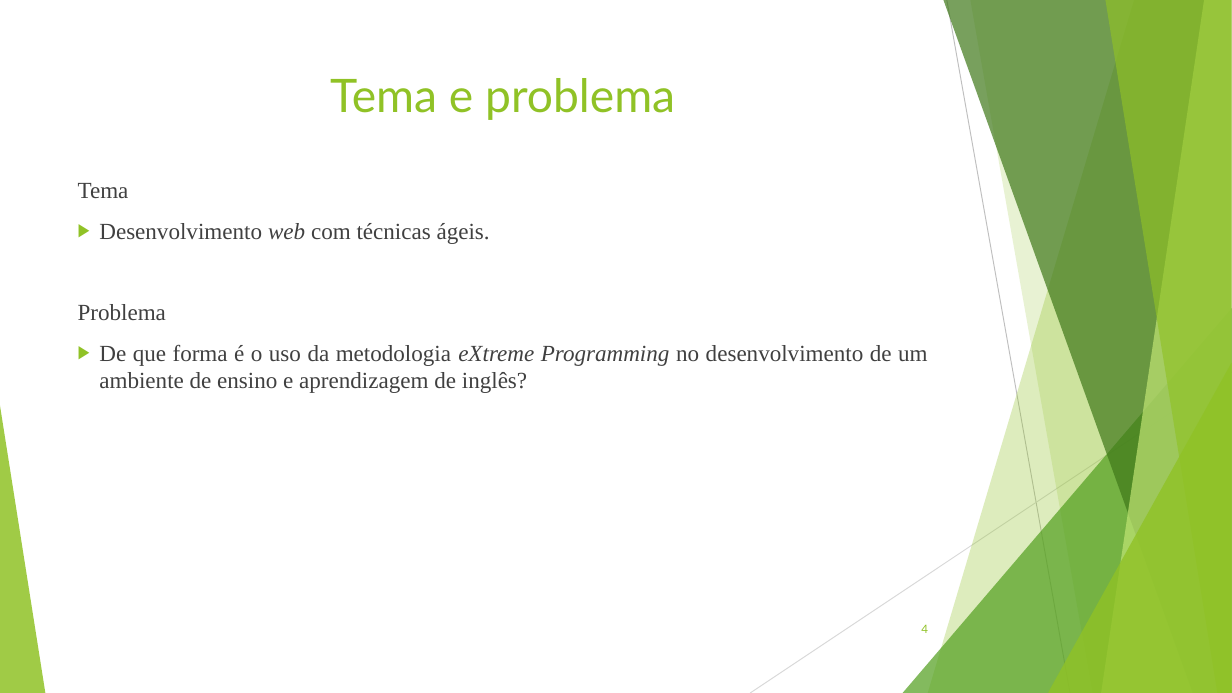
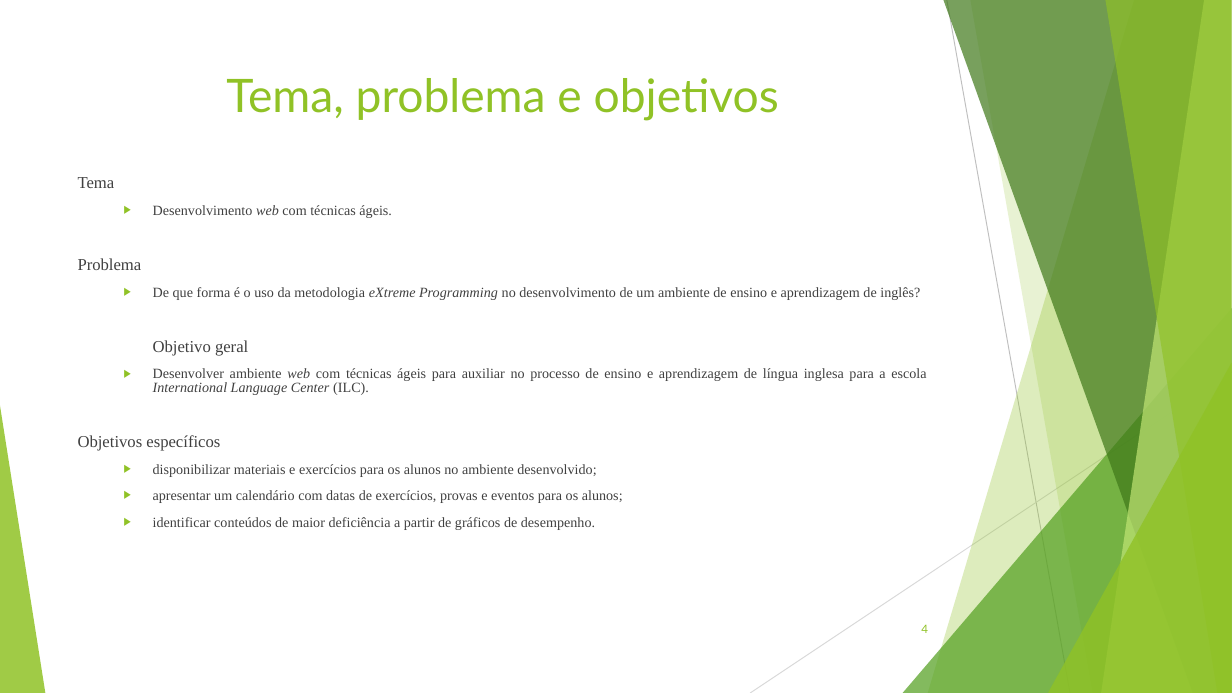
Before and after one commit to ryanlucaslemos/arquivostcc, a slide deck: slide 4 of TCC 1/Slide de TCC 1 - Ryan Lucas Silva Lemos PPT.ppt. Drawn at 1232x693 pixels with LibreOffice and Linux fonts; fonts in the diff are those of the drawing. Boxes give left, top, right and bottom in pixels: in the first picture for what was removed or moved away, otherwise in the second. Text is boxed around its words. In the diff, an @@ line names an element or a change of style, - is before the commit and + after.

```diff
--- a/TCC 1/Slide de TCC 1 - Ryan Lucas Silva Lemos PPT.ppt
+++ b/TCC 1/Slide de TCC 1 - Ryan Lucas Silva Lemos PPT.ppt
@@ title at <box>226,78,779,121</box>: text changed @@
-Tema e problema
+Tema, problema e objetivos
@@ text at <box>78,177,920,300</box>: size 18 to 13 pt in "Tema", "Problema"; size 18 to 11 pt in "Desenvolvimento web com técnicas ágeis.", "De que forma é o uso da ..."; line spacing 1 to 0.8; list level 1 to 2 in "Desenvolvimento web com técnicas ágeis."; list level 1 to 2 in "De que forma é o ..." @@
@@ text at <box>78,340,926,530</box>: paragraphs added @@
+Objetivo geral
+  ▶ Desenvolver ambiente web com técnicas ágeis para auxiliar no processo de ensino e aprendizagem de língua inglesa para a escola International Language Center (ILC).
+Objetivos específicos
+  ▶ disponibilizar materiais e exercícios para os alunos no ambiente desenvolvido;
+  ▶ apresentar um calendário com datas de exercícios, provas e eventos para os alunos;
+  ▶ identificar conteúdos de maior deficiência a partir de gráficos de desempenho.
```
Also in this commit, not shown: 1 other slide changed, 2 slides removed, 2 other files.
